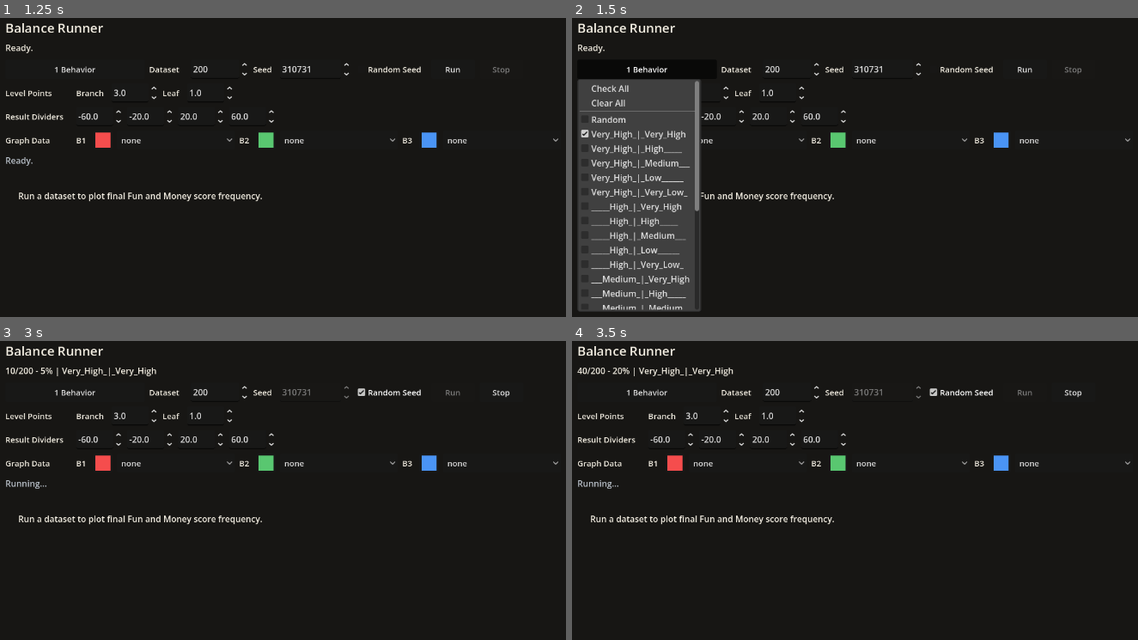
Above: before the commit, frames 1-4 (two rows, left to right).
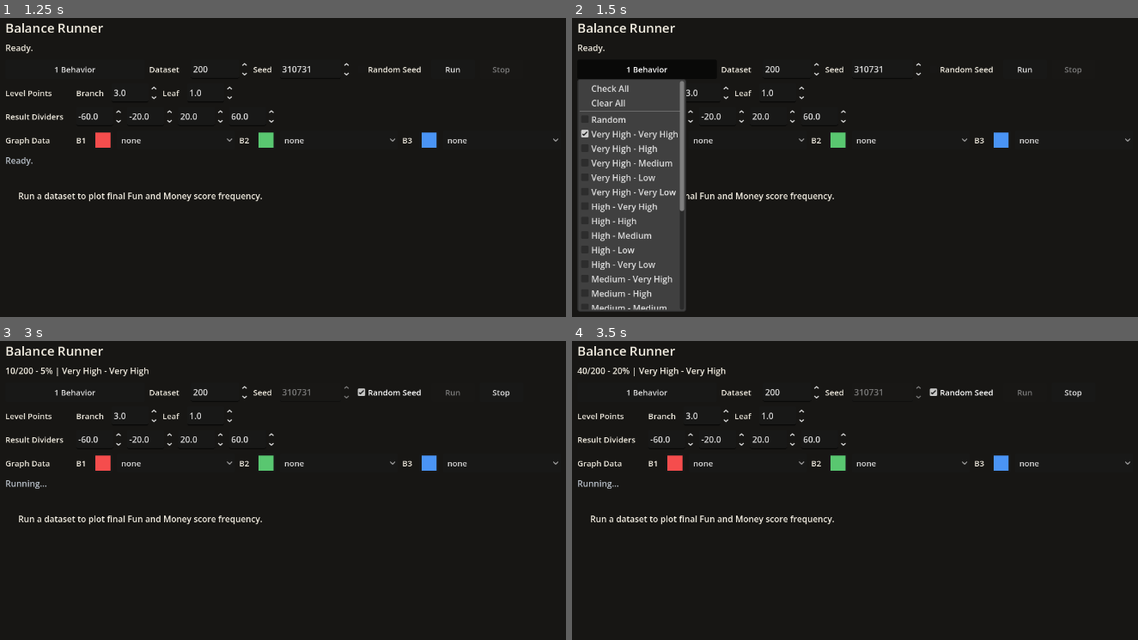
Above: after the commit, the same moments.

Repository: Josephblt/patch-notes
Game: Godot game, scene res://scenes/scene_launcher.tscn
The game is run twice, just before and just after one commit, with the same random seed, the same clock (stepped at 60 frames per second) and the same inputs.
Inputs:
- Up to frame 1 (1.25 s): click "Balance Runner" at 0.5 s
- Up to frame 2 (1.5 s): click "1 Behavior" at 1.25 s
- Up to frame 3 (3 s): click "Random Seed" at 2 s; click "Run" at 2.75 s
- Up to frame 4 (3.5 s): no input

Frame 1 is identical in both runs. In frame 2, 4.6% of the frame differs, in the area x 3-23%, y 20-99%; in frame 3, 0.2%; in frame 4, 0.2%.

Commit message:
Simplify behavior labels

Diff:
--- a/src/scripts/tools/balance_runner.gd
+++ b/src/scripts/tools/balance_runner.gd
@@ -668,31 +668,10 @@
 	if behavior_parts.size() != 2:
 		return behavior
 
-	var fun_level_description: String = _format_behavior_level_label(behavior_parts[0])
-	var money_level_description: String = _format_behavior_level_label(behavior_parts[1])
-
-	return "%s_|_%s" % [
-		_pad_left(fun_level_description, 9, "_"),
-		_pad_right(money_level_description, 9, "_"),
-	]
-
-
-func _pad_left(value: String, width: int, padding: String = " ") -> String:
-	while value.length() < width:
-		value = padding + value
-
-	return value
-
-
-func _pad_right(value: String, width: int, padding: String = " ") -> String:
-	while value.length() < width:
-		value += padding
-
-	return value
-
-
-func _format_behavior_level_label(score_level: String) -> String:
-	return _format_score_level_description(score_level).replace(" ", "_")
+	var fun_level_description: String = _format_score_level_description(behavior_parts[0])
+	var money_level_description: String = _format_score_level_description(behavior_parts[1])
+
+	return "%s - %s" % [fun_level_description, money_level_description]
 
 
 func _format_score_level_description(score_level: String) -> String:
